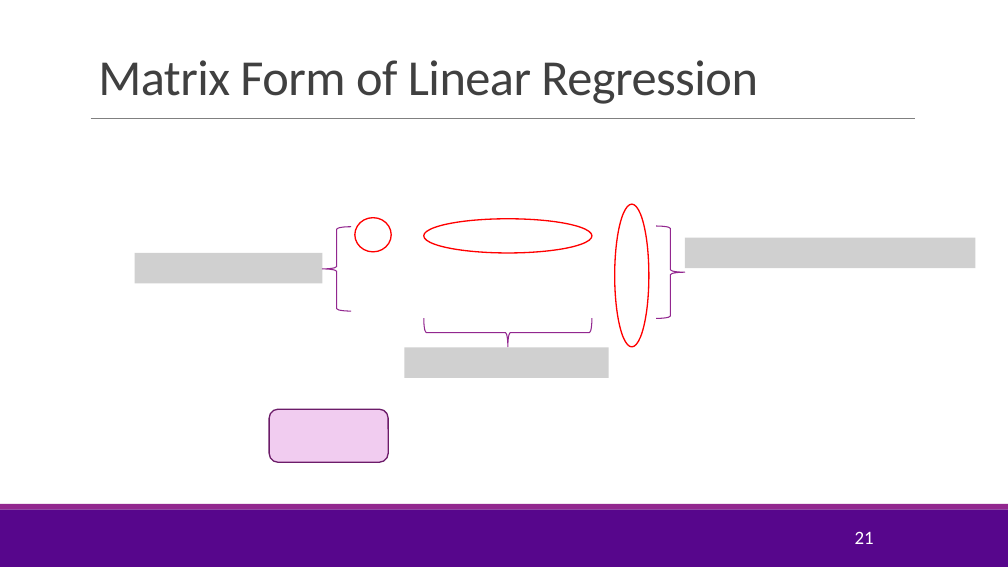
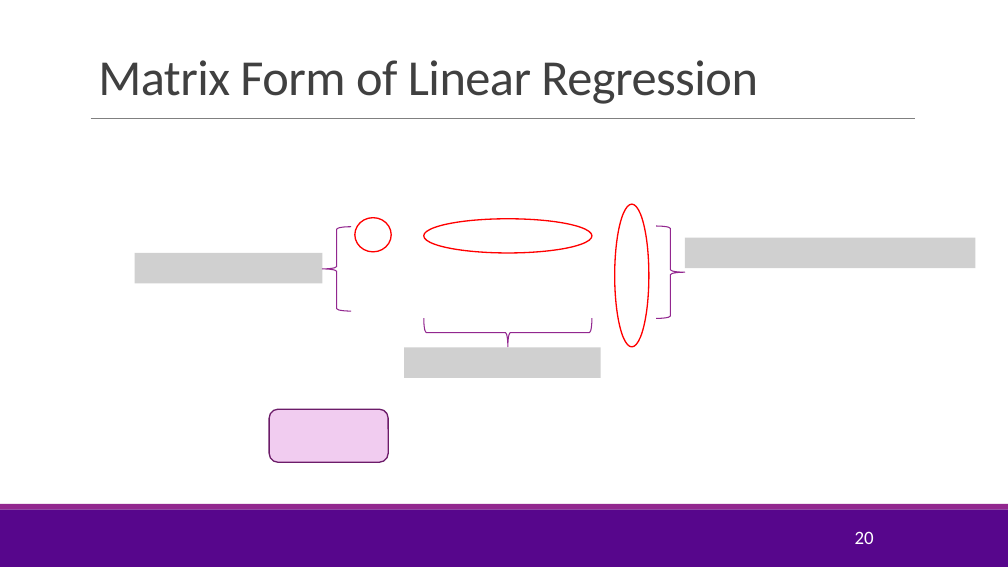
Before and after one commit to pliugithub/MachineLearning, a slide deck: slide 20 of lectures/Lect03_MultLinRegression.pptx (slide 21 before the commit). Drawn at 1008x567 pixels with LibreOffice and Linux fonts; fonts in the diff are those of the drawing; grey boxes stand for pictures; background and template pictures are left out. Boxes give left, top, right and bottom in pixels: in the first picture for what was removed or moved away, otherwise in the second. Text is boxed around its words. In the diff, an @@ line names an element or a change of style, - is before the commit and + after.

```diff
--- a/lectures/Lect03_MultLinRegression.pptx
+++ b/lectures/Lect03_MultLinRegression.pptx
@@ picture: place and size @@
-picture at <box>405,348,609,378</box>
+picture at <box>405,348,601,378</box>
@@ page number at <box>855,531,874,544</box>: text changed @@
-21
+20
```
Also in this commit, not shown: 6 other slides changed, 1 slide removed, 4 other files.
